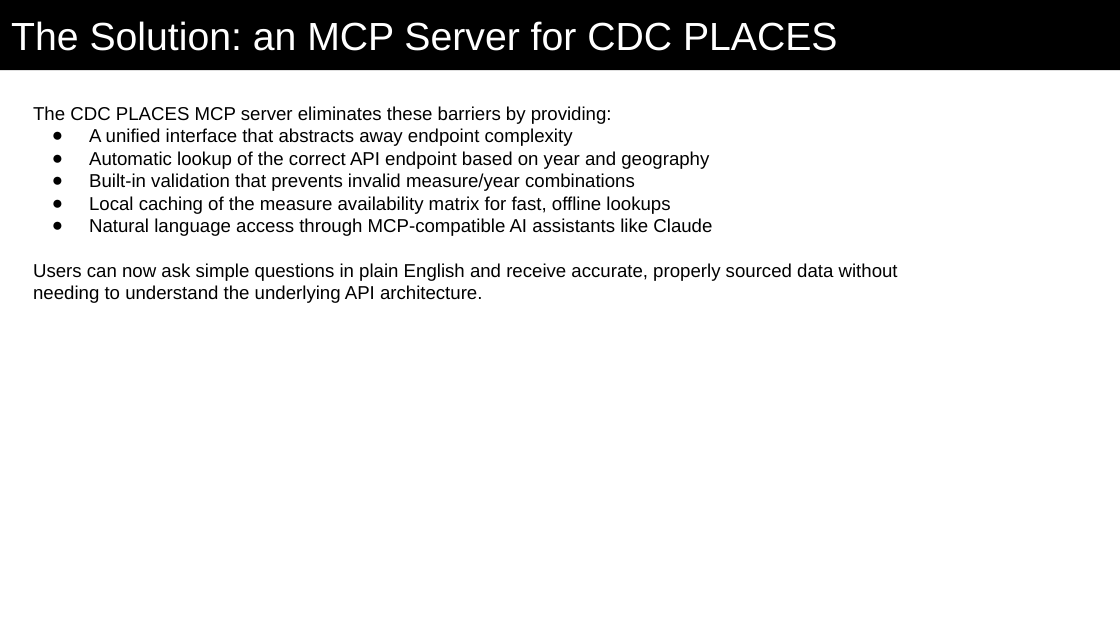
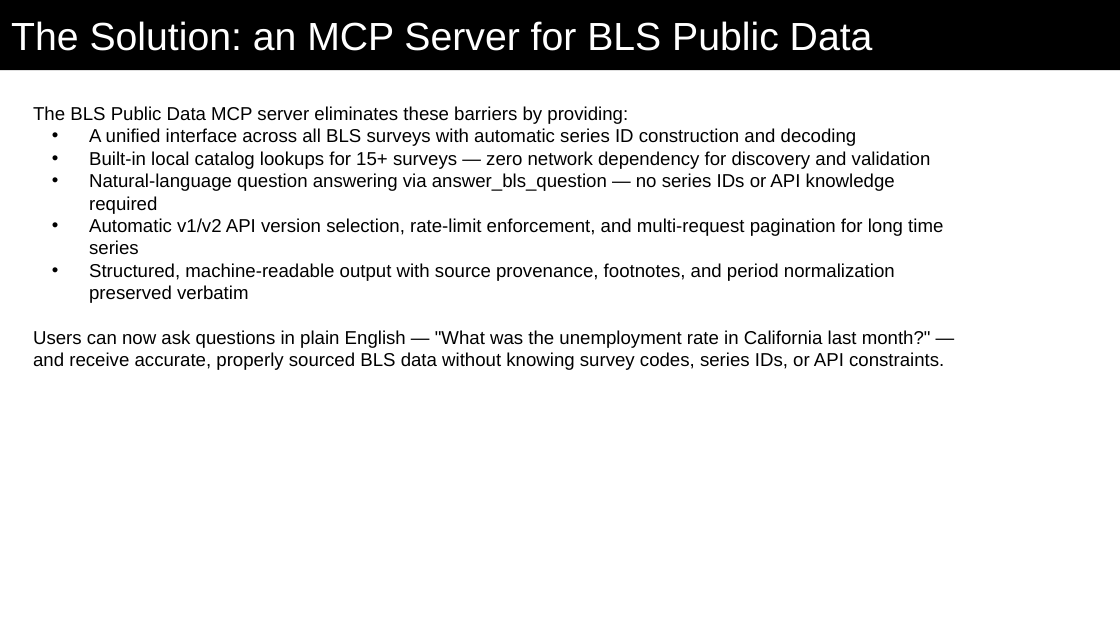
Before and after one commit to gsa-mcp-hackathon/BLS_DS_MCP_SERVER, a slide deck: slide 3 of submission_documentation/mcp_hackathon_bls_public_data.pptx. Drawn at 1120x630 pixels with LibreOffice and Linux fonts; fonts in the diff are those of the drawing. Boxes give left, top, right and bottom in pixels: in the first picture for what was removed or moved away, otherwise in the second. Text is boxed around its words. In the diff, an @@ line names an element or a change of style, - is before the commit and + after.

```diff
--- a/submission_documentation/mcp_hackathon_bls_public_data.pptx
+++ b/submission_documentation/mcp_hackathon_bls_public_data.pptx
@@ title at [11, 21, 873, 51]: text changed @@
-The Solution: an MCP Server for CDC PLACES
+The Solution: an MCP Server for BLS Public Data
@@ text at [33, 106, 944, 370]: text changed @@
-The CDC PLACES MCP server eliminates these barriers by providing:
-● A unified interface that abstracts away endpoint complexity
-● Automatic lookup of the correct API endpoint based on year and geography
-● Built-in validation that prevents invalid measure/year combinations
-● Local caching of the measure availability matrix for fast, offline lookups
-● Natural language access through MCP-compatible AI assistants like Claude
-Users can now ask simple questions in plain English and receive accurate, properly sourced data without needing to understand the underlying API architecture.
+The BLS Public Data MCP server eliminates these barriers by providing:
+• A unified interface across all BLS surveys with automatic series ID construction and decoding
+• Built-in local catalog lookups for 15+ surveys — zero network dependency for discovery and validation
+• Natural-language question answering via answer_bls_question — no series IDs or API knowledge required
+• Automatic v1/v2 API version selection, rate-limit enforcement, and multi-request pagination for long time series
+• Structured, machine-readable output with source provenance, footnotes, and period normalization preserved verbatim
+Users can now ask questions in plain English — "What was the unemployment rate in California last month?" — and receive accurate, properly sourced BLS data without knowing survey codes, series IDs, or API constraints.
```
Also in this commit, not shown: 9 other slides changed.
